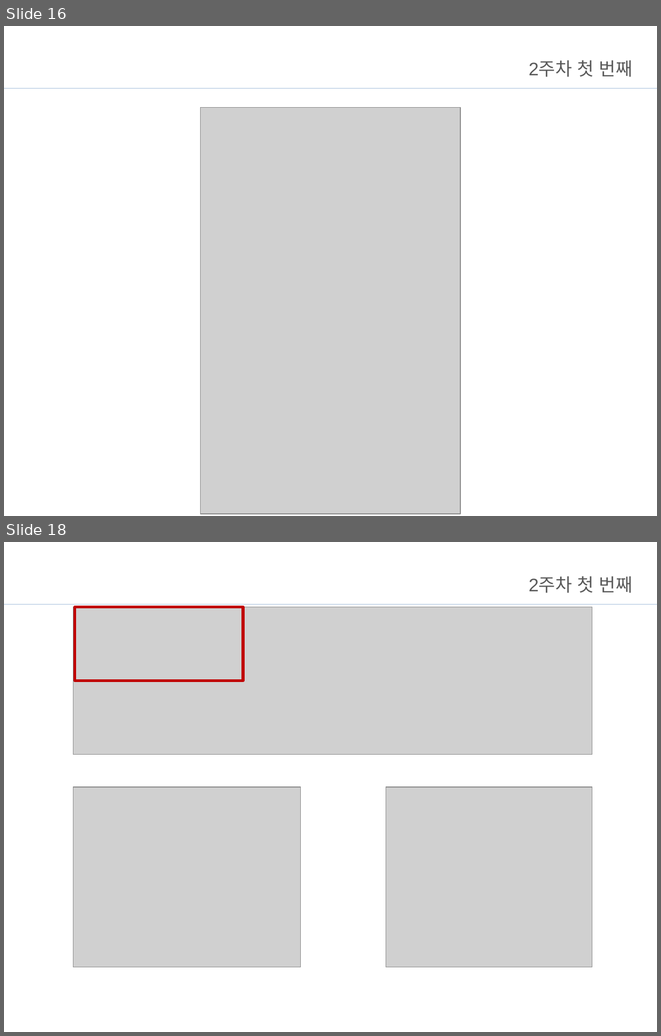
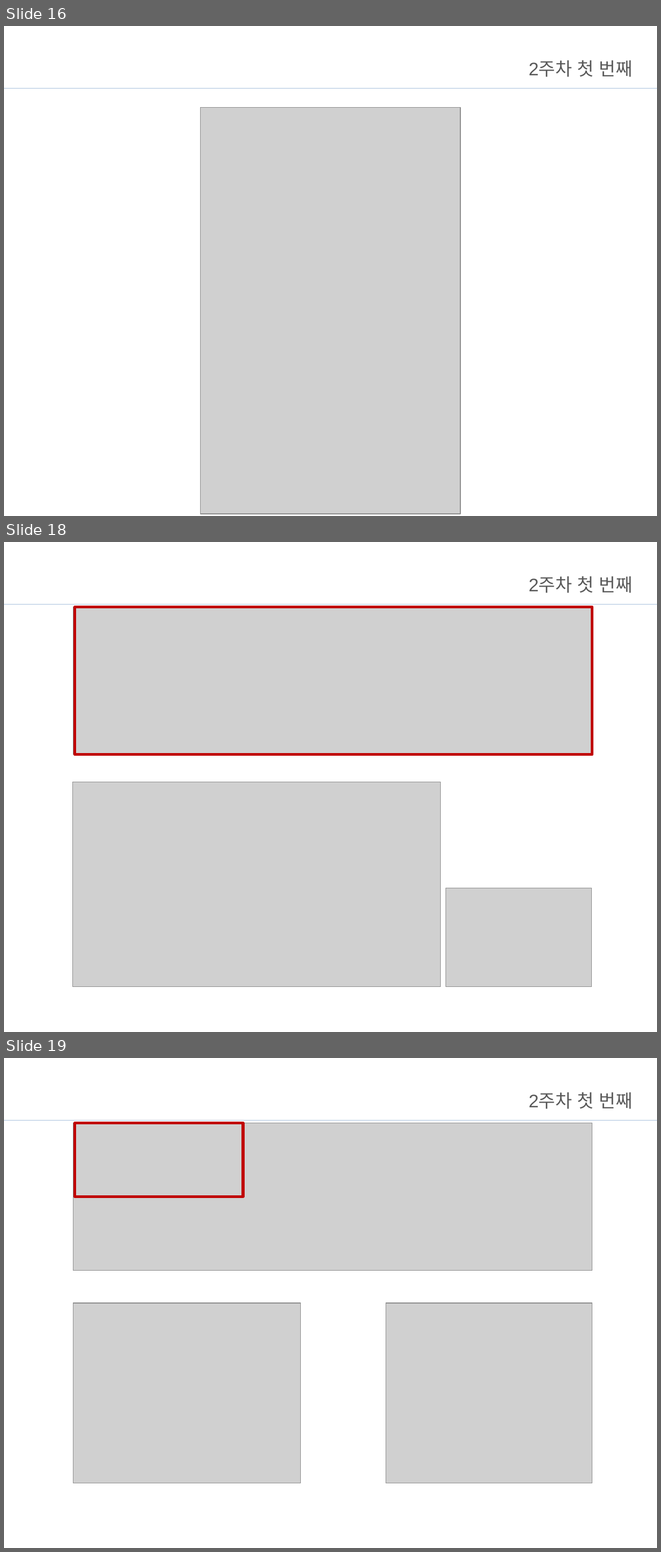
Before and after one commit to Jo-jangho/Web, a slide deck: 과제/브리핑.pptx. Shown one above the other, each under a label of ours: slides 16 and 18 before the commit, slides 16, 18 and 19 after it; the slides between them are not shown. The pictures are 661x1036 and 661x1552 pixels, drawn with LibreOffice and Linux fonts; fonts in the diff are those of the drawing; grey boxes stand for pictures; background and template pictures are left out. Boxes give left, top, right and bottom in pixels: in the first picture for what was removed or moved away, otherwise in the second. Text is boxed around its words. In the diff, an @@ line names an element or a change of style, - is before the commit and + after.

```diff
--- a/과제/브리핑.pptx
+++ b/과제/브리핑.pptx
@@ slide 18 added at <box>4,542,657,1032</box>, background #FFFFFF; not listed: 1 template element that a slide beside it also shows @@
@@ title added at <box>529,576,633,593</box>, 20 pt, text #595959 @@
+2주차 첫 번째
@@ picture added at <box>73,607,592,754</box> @@
@@ rectangle added at <box>74,607,592,754</box>, outline #C00000 3 pt @@
@@ picture added at <box>72,782,440,986</box> @@
@@ picture added at <box>446,888,592,986</box> @@
@@ what was slide 18 is now slide 19 @@
```
Also in this commit, not shown: 3 slides changed, 5 other files.
